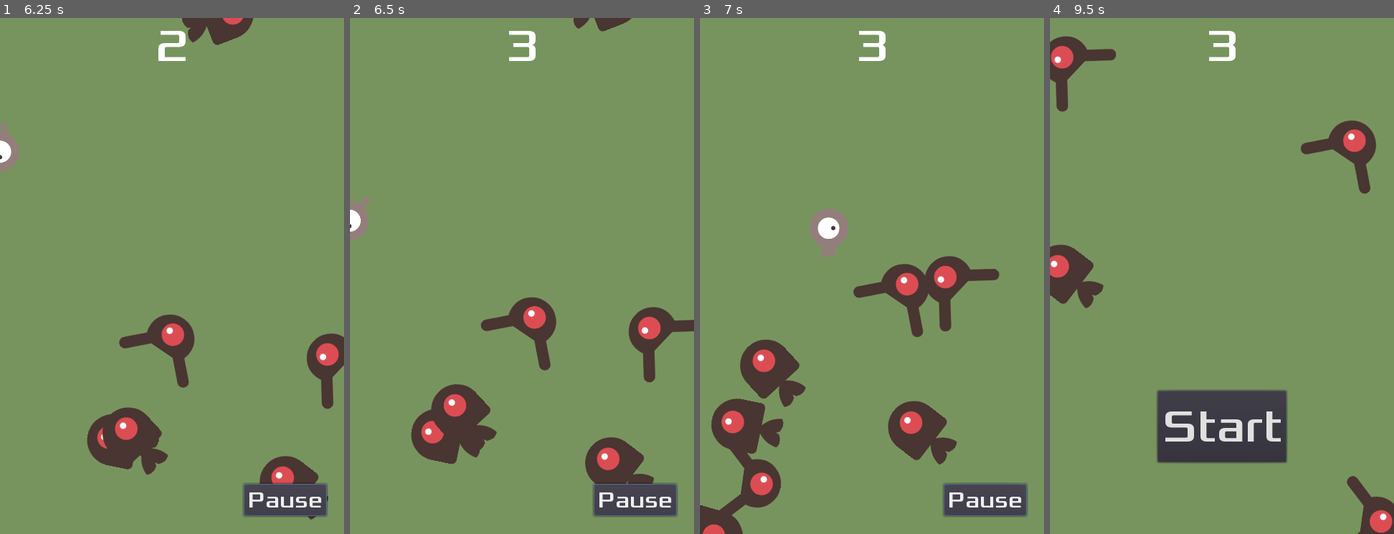
Above: before the commit, frames 1-4 (left to right).
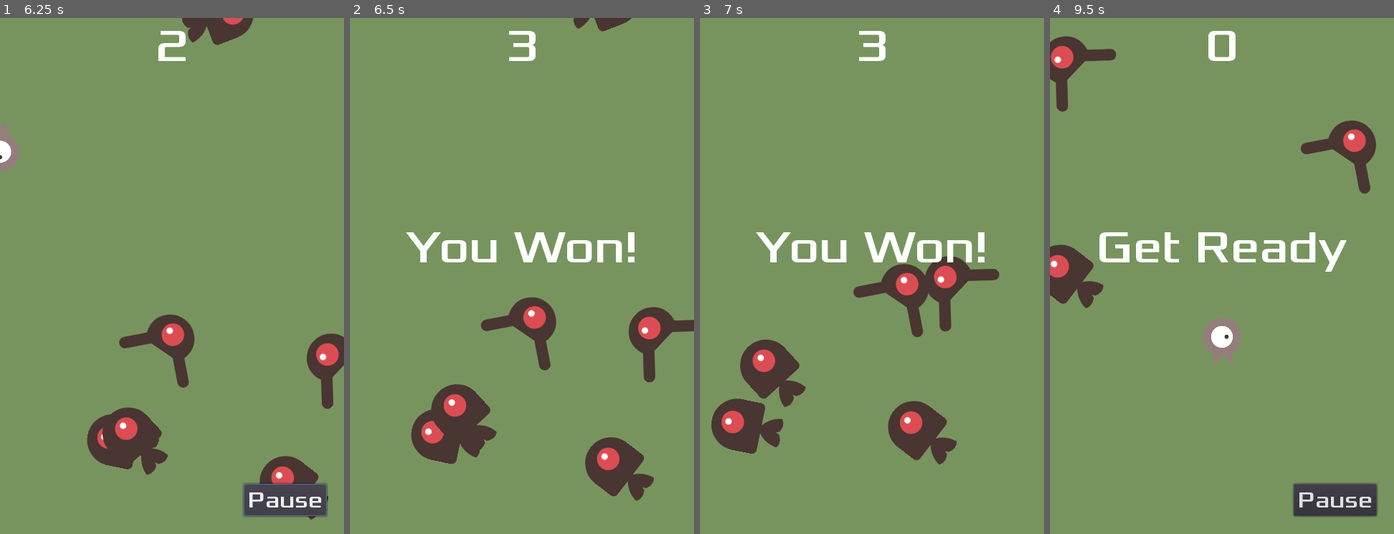
Above: after the commit, the same moments.

Repository: colinmxs/cs497
Game: Godot game, scene res://Main.tscn
Two runs of this game, one before a commit and one after it. Both use one fixed random seed, a clock stepped at 60 frames per second and the inputs below.
Inputs (mouse positions are in pixels of both pictures, inside the frame that each line leads up to):
- Up to frame 1 (6.25 s): click "Start" at 0.5 s; click "Pause" at 1.25 s; click "Play" at 2 s; hold Up (ui_up) 2.78-4.28 s; hold Left (ui_left) 4.28-5.78 s; hold Down (ui_down) from 5.78 s (still down)
- Up to frame 2 (6.5 s): keep holding Down (ui_down)
- Up to frame 3 (7 s): release Down (ui_down) at 6.53 s; hold Right (ui_right) from 6.53 s (still down)
- Up to frame 4 (9.5 s): release Right (ui_right) at 7.28 s; hold Up (ui_up) 7.28-8.03 s; hold Right (ui_right) 8.03-8.75 s; click (1222, 425) at 8.75 s, where only the run after the commit has a clickable "Start"

Frame 1 is identical in both runs. In frame 2, 3.4% of the frame differs, in the area x 0-96%, y 34-97%; in frame 3, 5.4%; in frame 4, 9.9%, in the area x 14-100%, y 2-100%.

Commit message:
hide player on win

Diff:
--- a/dodge_the_creeps/Main.gd
+++ b/dodge_the_creeps/Main.gd
@@ -45,11 +45,14 @@
     score += 1
     $HUD.update_score(score)
     $MobTimer.wait_time /= 1.1
-    if score == 15:
+    if score == 3:
         game_won()
 
 func game_won():
+    $Player.hide()
+    $Player/CollisionShape2D.call_deferred("set_disabled", true)
     $ScoreTimer.stop()
+    $MobTimer.wait_time = 0.5
     $MobTimer.stop()
     $HUD.show_game_won()
 
Not shown, changed: dodge_the_creeps/export_presets.cfg
